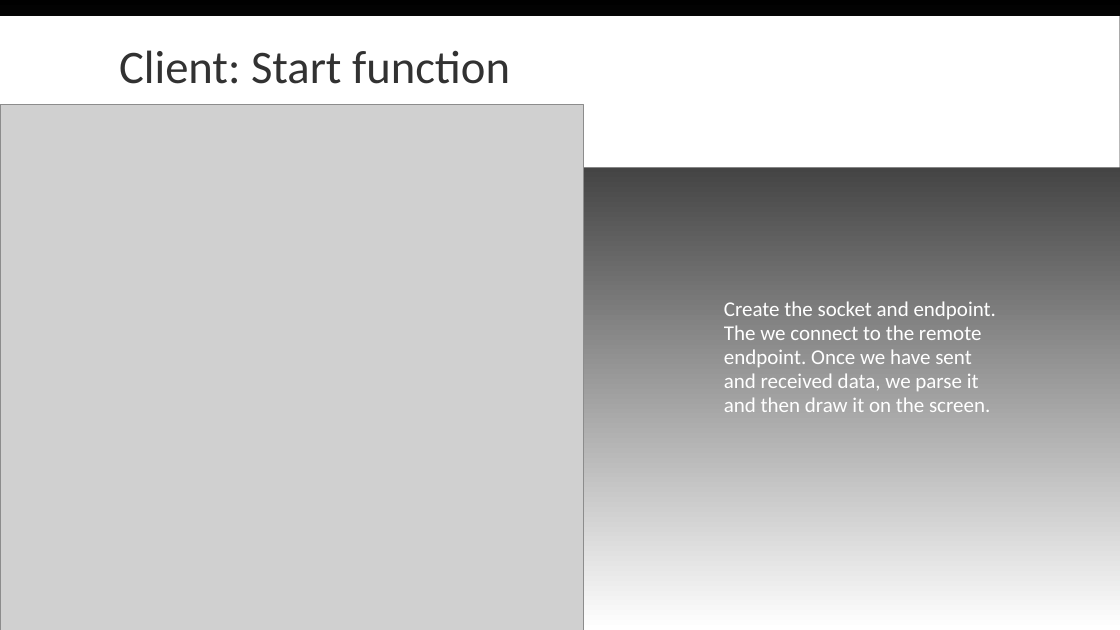
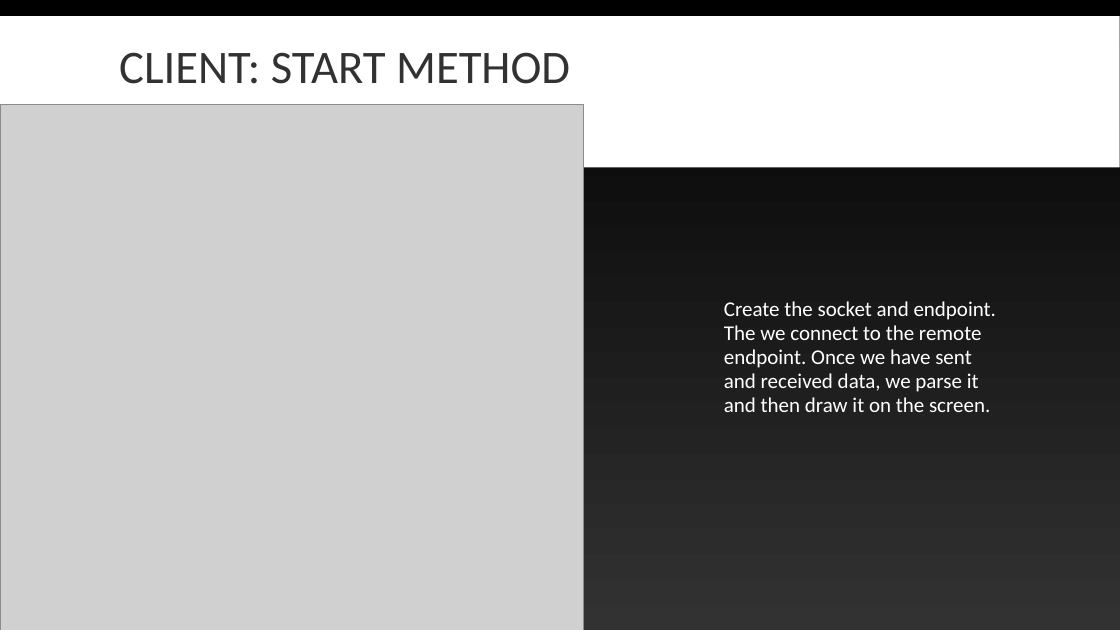
Before and after one commit to Blankpanda/chat_client, a slide deck: slide 12 of powerpoint/resources/Final Presentation Caleb Ellis.ppt. Drawn at 1120x630 pixels with LibreOffice and Linux fonts; fonts in the diff are those of the drawing; grey boxes stand for pictures. Boxes give left, top, right and bottom in pixels: in the first picture for what was removed or moved away, otherwise in the second. Text is boxed around its words. In the diff, an @@ line names an element or a change of style, - is before the commit and + after.

```diff
--- a/powerpoint/resources/Final Presentation Caleb Ellis.ppt
+++ b/powerpoint/resources/Final Presentation Caleb Ellis.ppt
@@ background gradient #000000 to #FFFFFF to gradient #000000 to #323232 @@
@@ title at (119,52,570,84): text changed @@
-Client: Start function
+CLIENT: START METHOD
```
Also in this commit, not shown: 36 other slides changed, 2 slides added, 2 slides removed, 4 other files.
